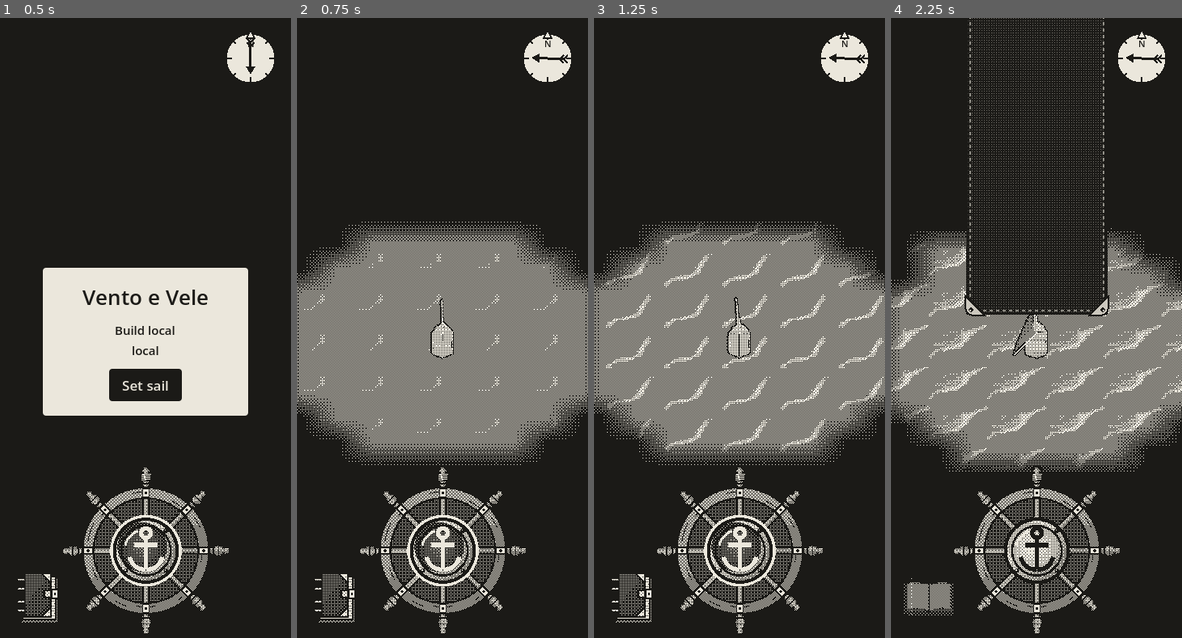
Above: before the commit, frames 1-4 (left to right).
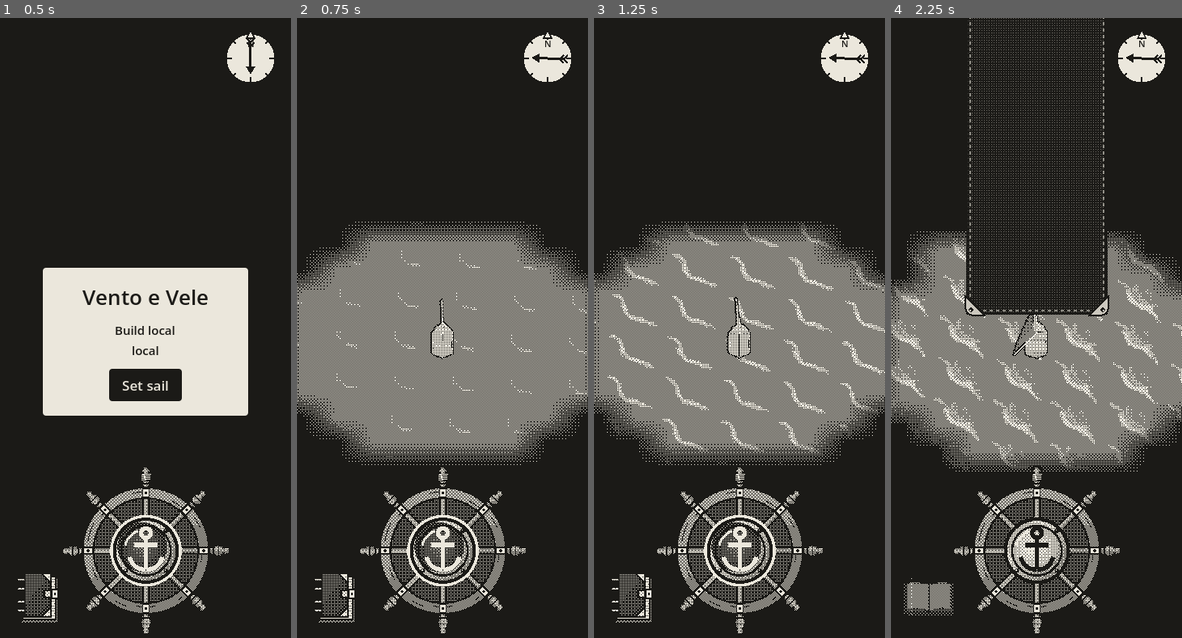
Above: after the commit, the same moments.

Repository: EnricoLabarile/Sail
Game: Godot game, scene res://Assets/Scenes/Overworld.tscn
Same seed, same stepped clock (60 frames per second), same inputs: the game is played once before the commit and once after it.
Inputs (mouse positions are in pixels of both pictures, inside the frame that each line leads up to):
- Up to frame 1 (0.5 s): no input
- Up to frame 2 (0.75 s): click "Set sail" at 0.5 s
- Up to frame 3 (1.25 s): no input
- Up to frame 4 (2.25 s): tap Enter (ui_accept) at 1.25 s; drag from (1036, 545) to (1065, 197) at 1.27 s; drag from (928, 600) to (1021, 470) at 2.02 s

Frame 1 is identical in both runs. In frame 2, 0.2% of the frame differs, in the area x 0-100%, y 32-72%; in frame 3, 1.6%; in frame 4, 1.8%, in the area x 0-100%, y 33-74%.

Commit message:
Sea texture turns to follow the wind, about 1 s late, round the boat
Co-Authored-By: Claude Opus 5.5 <noreply@anthropic.com>
Claude-Session: https://claude.ai/code/session_0154zeqDuhZHz7ZXLE21BuMs

Diff:
--- a/Assets/Landscape/world/sea.gd
+++ b/Assets/Landscape/world/sea.gd
@@ -1,11 +1,29 @@
 extends MeshInstance3D
-## THE SEA: when the game starts, it puts the fog of war on screen.
+## THE SEA: when the game starts, it puts the fog of war on screen; every frame, it turns the sea's
+## texture to follow the wind.
 ##
 ## The fog is a screen effect (Assets/Landscape/world/fog.gdshader): a rectangle that the shader stretches
 ## over the whole screen, painting black where the boat hasn't been yet, over the sea and any 3D object.
 ## It's made here in code (and not as a node in the scene) so it doesn't cover the editor's view.
 
+# The sea texture follows the wind (Wind.from_deg), a little late.
+@export var follow_time := 1.0        # seconds: how late the texture turns after the wind
+@export var texture_turn_deg := 0.0   # extra turn, if the drawing should face another way (the wind comes from
+                                      # the TOP of the drawing when this is 0)
+
+var texture_angle := 0.0              # where the texture is turned now (radians, clockwise from north)
+var texture_offset := Vector2.ZERO    # a shift that keeps the water under the boat still while it turns
+var sea_material: ShaderMaterial      # the sea's material (to send it the angle and the shift)
+
+
 func _ready() -> void:
+	sea_material = mesh.material
+	texture_angle = deg_to_rad(Wind.from_deg + texture_turn_deg)   # start already facing the wind
+	add_fog()
+
+
+## The fog of war on screen (see the notes at the top).
+func add_fog() -> void:
 	var fog := ShaderMaterial.new()
 	fog.shader = load("res://Assets/Landscape/world/fog.gdshader")
 	fog.set_shader_parameter("fog_tex", Fog.texture)   # the picture of what's been seen (fog.gd)
@@ -16,3 +34,25 @@
 	screen.mesh = quad
 	screen.extra_cull_margin = 16384.0   # never skipped as "out of view" (the shader moves it)
 	add_child(screen)
+
+
+## Every frame: turn the sea's texture toward the wind.
+func _process(dt: float) -> void:
+	# 1. Where the texture should face: where the wind comes from (+ the extra turn).
+	var target := deg_to_rad(Wind.from_deg + texture_turn_deg)
+	# 2. Turn toward it a bit each frame, so it gets there about follow_time seconds later.
+	#    lerp_angle takes the short way round (from 350 to 10 degrees it goes through 0, not back).
+	var new_angle := lerp_angle(texture_angle, target, minf(1.0, dt / follow_time))
+	# 3. Turn round the boat, not round the middle of the map: far from home a small turn round the middle
+	#    would make the water slide a long way. So the point of the sea under the boat must stay where it is:
+	#    work out where that point is in the texture with the old angle and with the new one, and shift the
+	#    texture by the difference. (When the angle doesn't change, the shift doesn't either: as she sails,
+	#    the drawing stays fixed on the water.)
+	var boat := get_tree().get_first_node_in_group("player_boat")
+	if boat:
+		var under_boat := Vector2(boat.global_position.x, boat.global_position.z)
+		texture_offset += under_boat.rotated(-texture_angle) - under_boat.rotated(-new_angle)
+	texture_angle = new_angle
+	# 4. Send both to the sea's shader (sea.gdshader).
+	sea_material.set_shader_parameter("wind_angle", texture_angle)
+	sea_material.set_shader_parameter("wind_offset", texture_offset)
--- a/Assets/Landscape/world/sea.gdshader
+++ b/Assets/Landscape/world/sea.gdshader
@@ -22,19 +22,33 @@
 uniform int frames_y = 1;
 uniform float fps = 6.0;
 uniform vec2 scroll = vec2(0.0, 0.0);   // metres a second the texture slides (0, 0 = it stays put)
+// The turn that follows the wind (set every frame by sea.gd; 0 in the editor): the angle, and a shift that
+// keeps the water under the boat still while it turns.
+uniform float wind_angle = 0.0;
+uniform vec2 wind_offset = vec2(0.0, 0.0);
 // (The fog of war is a screen effect of its own: fog.gdshader, put on screen by sea.gd.)
 
 // world_pos: where on the sea this pixel is, in metres. vertex() works it out, fragment() reads it.
 varying vec3 world_pos;
+
+// Turns a point round (0, 0) by an angle, clockwise seen from above (the same as Vector2.rotated in GDScript).
+vec2 rotate(vec2 p, float angle) {
+	float c = cos(angle);
+	float s = sin(angle);
+	return vec2(p.x * c - p.y * s, p.x * s + p.y * c);
+}
 
 void vertex() {
 	world_pos = (MODEL_MATRIX * vec4(VERTEX, 1.0)).xyz;
 }
 
 void fragment() {
-	// The texture. 1. Which point of the tile this is: the position in the world (in metres, plus the
-	//    scroll), divided by the tile's size; fract() keeps only the part after the point, 0..1 in the tile.
-	vec2 in_tile = fract((world_pos.xz + scroll * TIME) / tile_size);
+	// The texture. 0. Turn it with the wind: read the drawing at this point turned back by the wind's angle
+	//    (so the drawing looks turned forward by it), plus the shift from sea.gd.
+	vec2 turned = rotate(world_pos.xz, -wind_angle) + wind_offset;
+	// 1. Which point of the tile this is: that position (in metres, plus the scroll), divided by the tile's
+	//    size; fract() keeps only the part after the point, 0..1 in the tile.
+	vec2 in_tile = fract((turned + scroll * TIME) / tile_size);
 	// 2. Which frame now: the time × frames a second, counted round (% = what's left after dividing).
 	int frame_count = frames_x * frames_y;
 	int frame = int(TIME * fps) % frame_count;
Not shown, changed: CLAUDE.md
